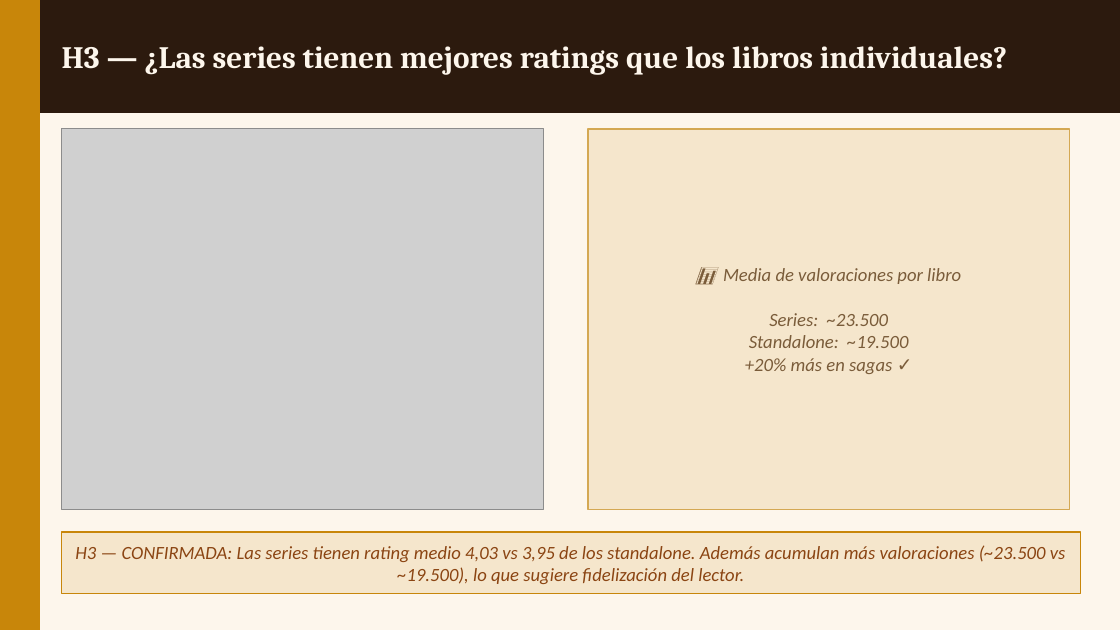
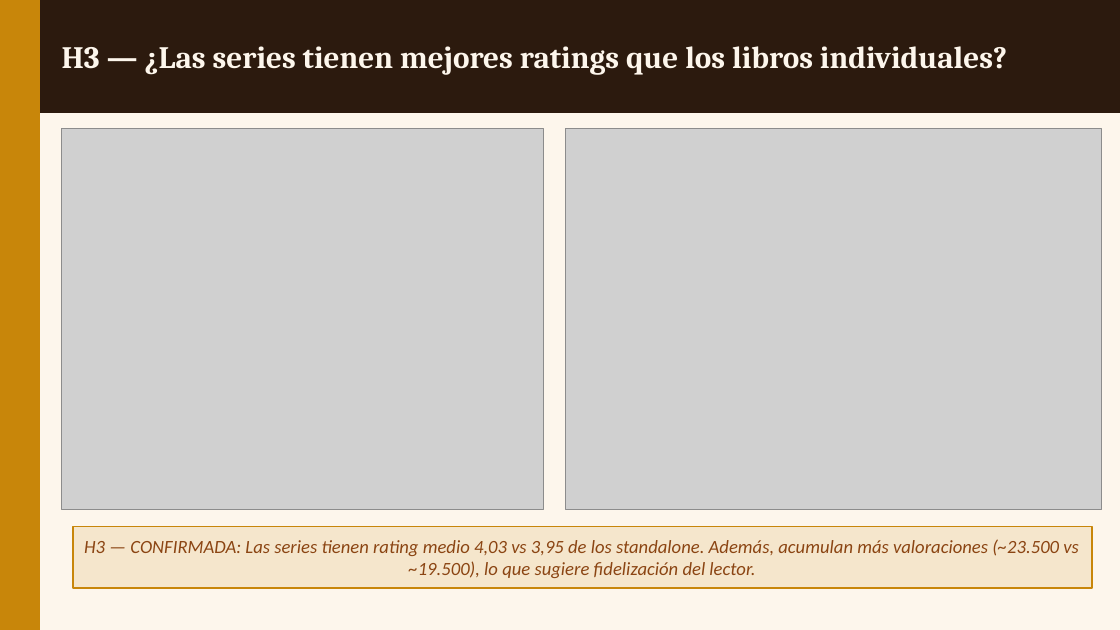
Before and after one commit to fgoiri/EDA-GoodReads-Books, a slide deck: slide 8 of Presentacion/EDA_Goodreads.pptx. Drawn at 1120x630 pixels with LibreOffice and Linux fonts; fonts in the diff are those of the drawing; grey boxes stand for pictures. Boxes give left, top, right and bottom in pixels: in the first picture for what was removed or moved away, otherwise in the second. Text is boxed around its words. In the diff, an @@ line names an element or a change of style, - is before the commit and + after.

Commit message:
presentacion

```diff
--- a/Presentacion/EDA_Goodreads.pptx
+++ b/Presentacion/EDA_Goodreads.pptx
@@ picture added at (566,129,1102,510) @@
@@ rectangle removed at (588,129,1070,510) @@
@@ text removed at (723,268,961,374) @@
-📊 Media de valoraciones por libro
-Series: ~23.500
-Standalone: ~19.500
-+20% más en sagas ✓
@@ rectangle: place and size @@
-rectangle at (62,532,1081,594)
+rectangle at (73,526,1092,588)
@@ text at (84,539,1079,578): text changed @@
-H3 — CONFIRMADA: Las series tienen rating medio 4,03 vs 3,95 de los standalone. Además acumulan más valoraciones (~23.500 vs ~19.500), lo que sugiere fidelización del lector.
+H3 — CONFIRMADA: Las series tienen rating medio 4,03 vs 3,95 de los standalone. Además, acumulan más valoraciones (~23.500 vs ~19.500), lo que sugiere fidelización del lector.
```
Also in this commit, not shown: 4 other slides changed, 1 slide removed, 2 other files.
